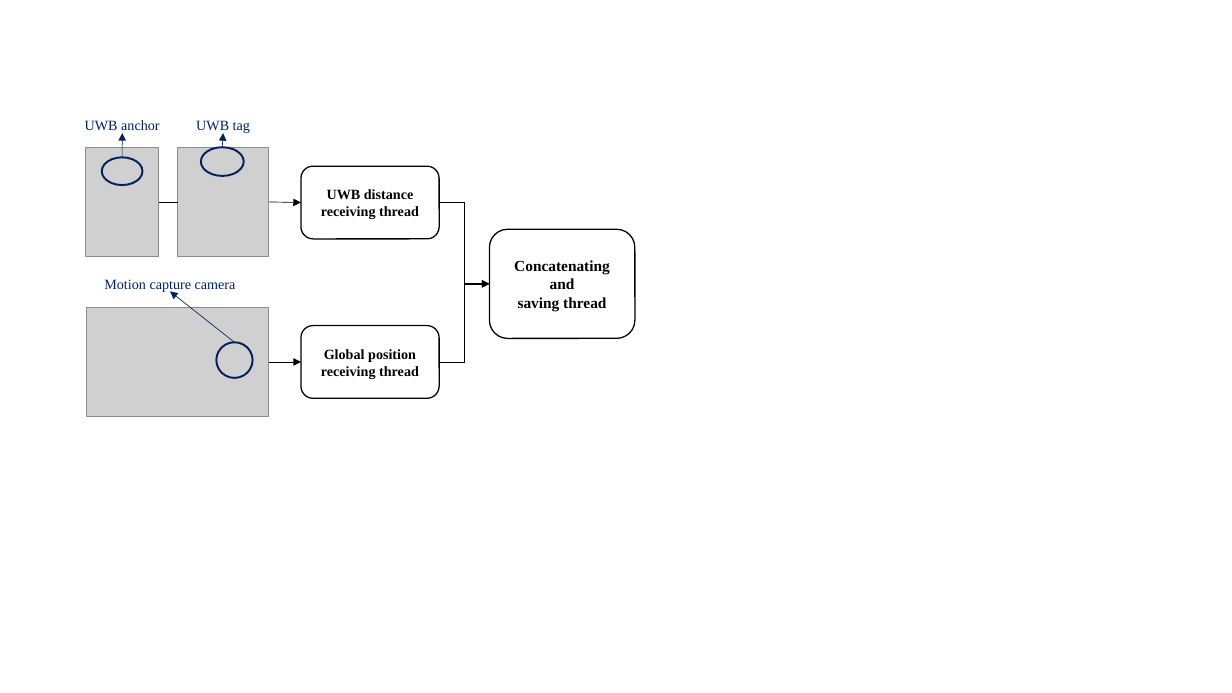
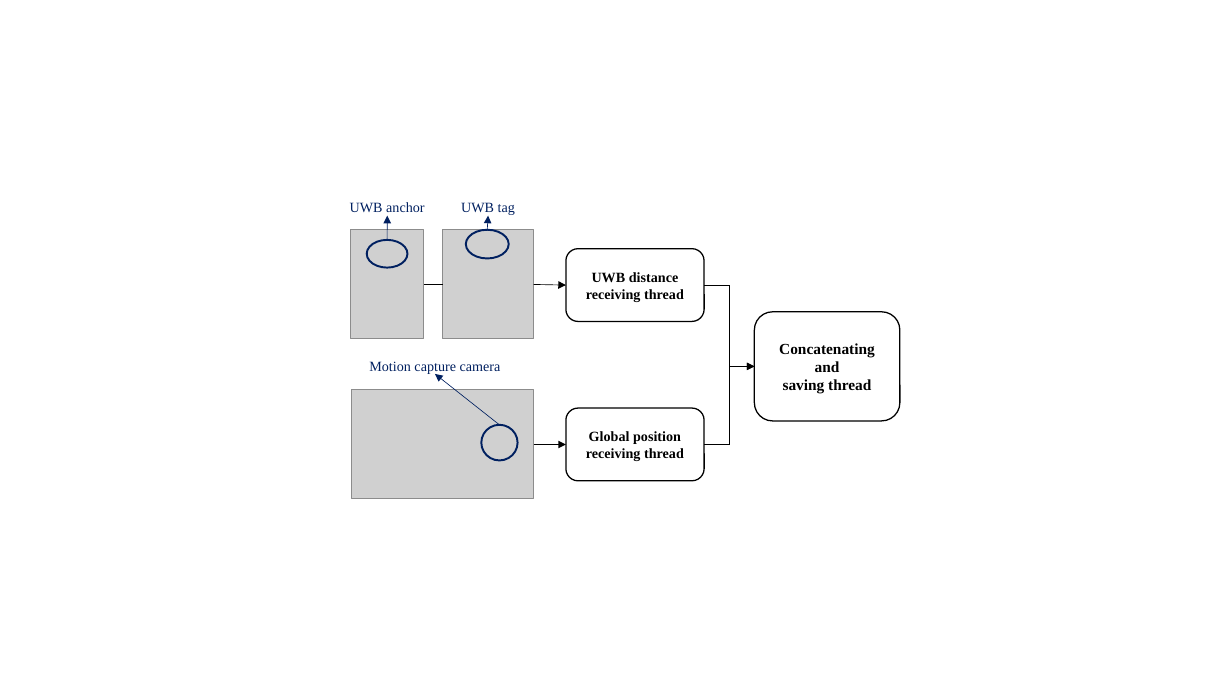
Before and after one commit to LimHyungTae/RONet_paper, a slide deck: slide 3 of changgyu_참고자료/자료.pptx. Drawn at 1232x693 pixels with LibreOffice and Linux fonts; fonts in the diff are those of the drawing; grey boxes stand for pictures. Boxes give left, top, right and bottom in pixels: in the first picture for what was removed or moved away, otherwise in the second. Text is boxed around its words. In the diff, an @@ line names an element or a change of style, - is before the commit and + after.

```diff
--- a/changgyu_참고자료/자료.pptx
+++ b/changgyu_참고자료/자료.pptx
@@ 3 texts, 2 arrows, 1 picture, 1 rounded rectangle: place and size @@
-3 texts, 2 arrows, 1 picture, 1 rounded rectangle at [85,120,635,417]
+3 texts, 2 arrows, 1 picture, 1 rounded rectangle at [350,202,899,499]
@@ 3 ellipses, 3 arrows, 2 pictures, 2 rounded rectangles, 2 elbow arrows, 1 line: place and size @@
-3 ellipses, 3 arrows, 2 pictures, 2 rounded rectangles, 2 elbow arrows, 1 line at [86,147,490,398]
+3 ellipses, 3 arrows, 2 pictures, 2 rounded rectangles, 2 elbow arrows, 1 line at [351,230,754,482]
```
Also in this commit, not shown: 2 other slides changed, 2 slides added, 1 slide removed, 5 other files.
